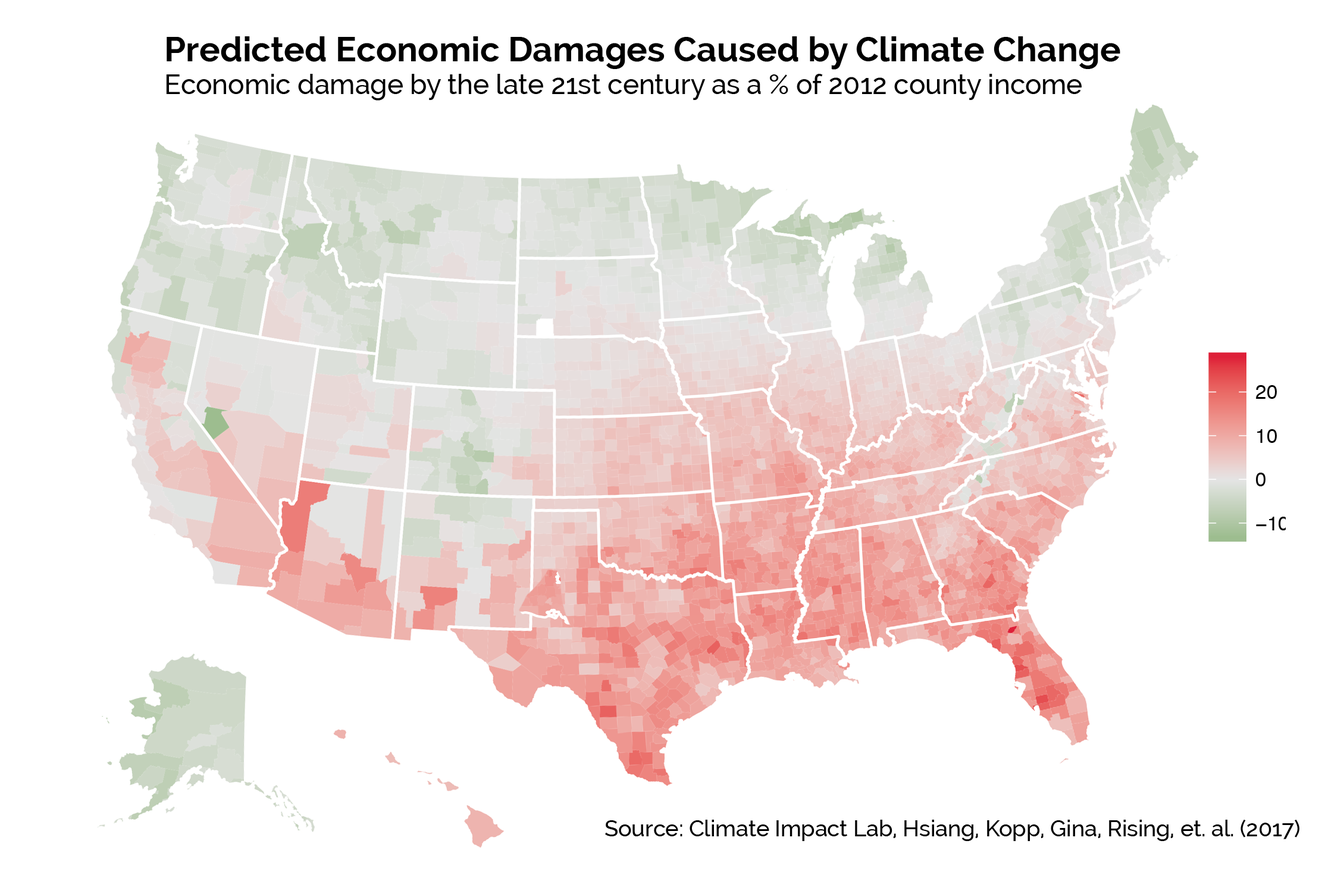
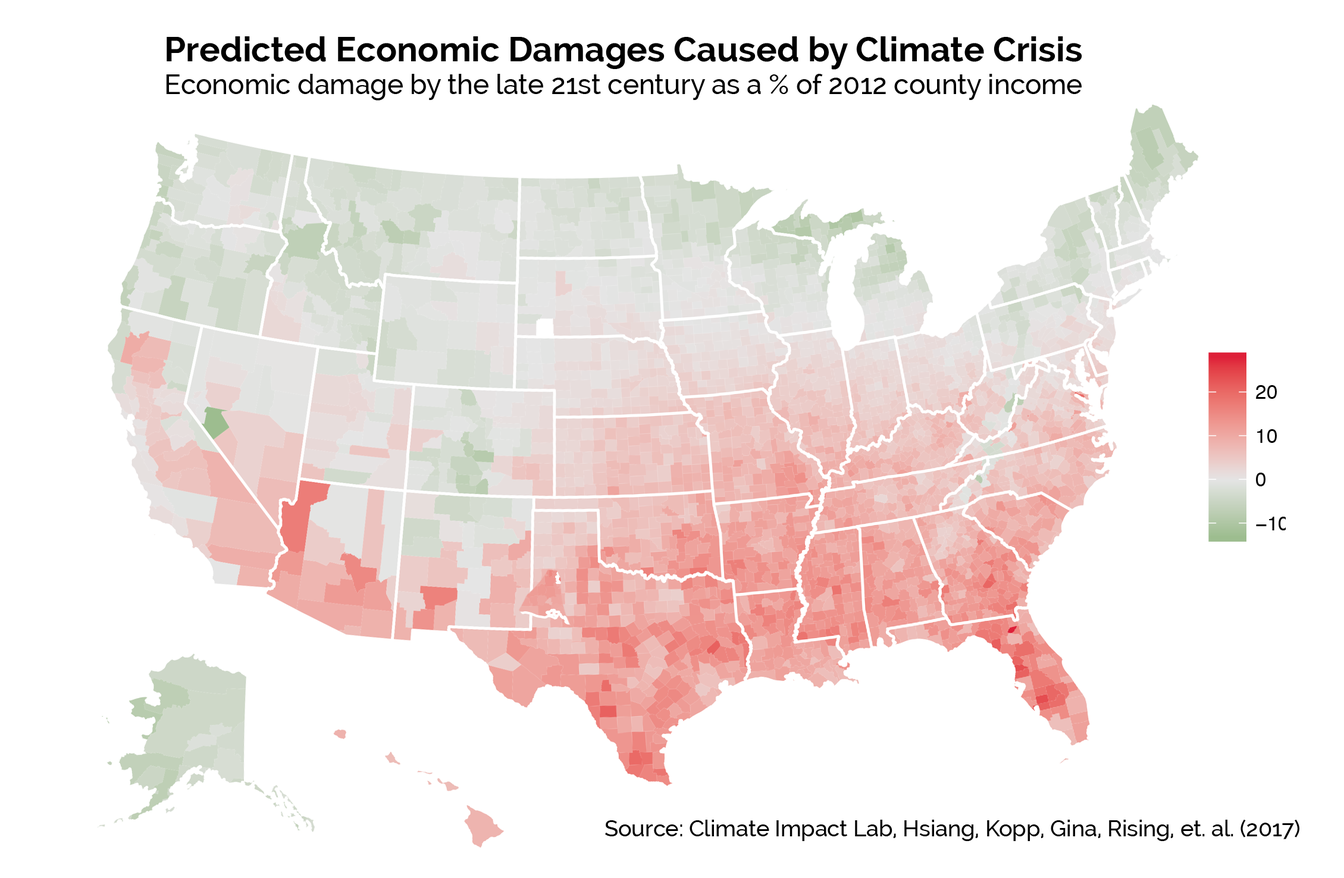
Layers edited between the first and the second (1344, 878) image:
renamed "Predicted Economic Damages Caused by Climate Change" to "Predicted Economic Damages Caused by Climate Crisis", painted on it over (1017, 36, 1121, 70)
